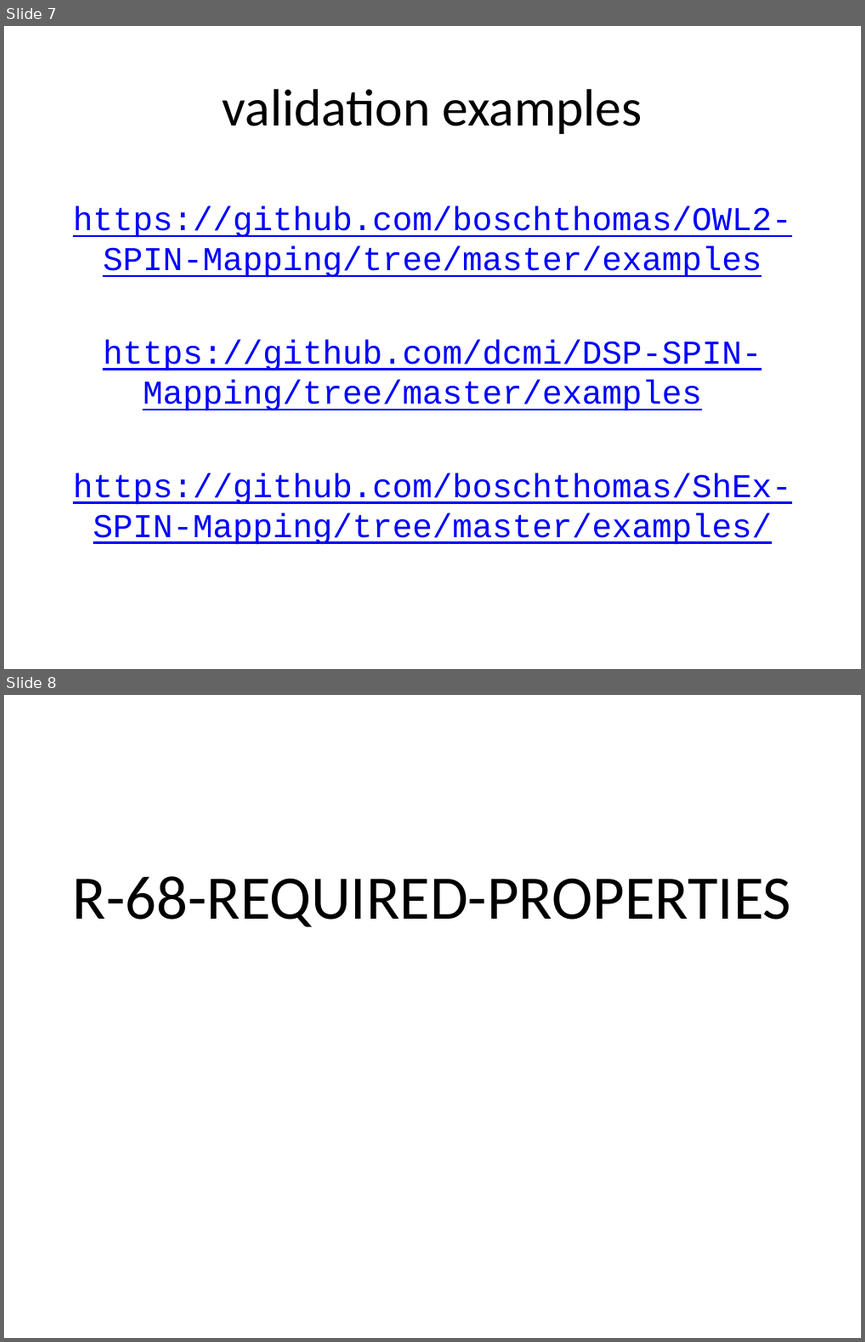
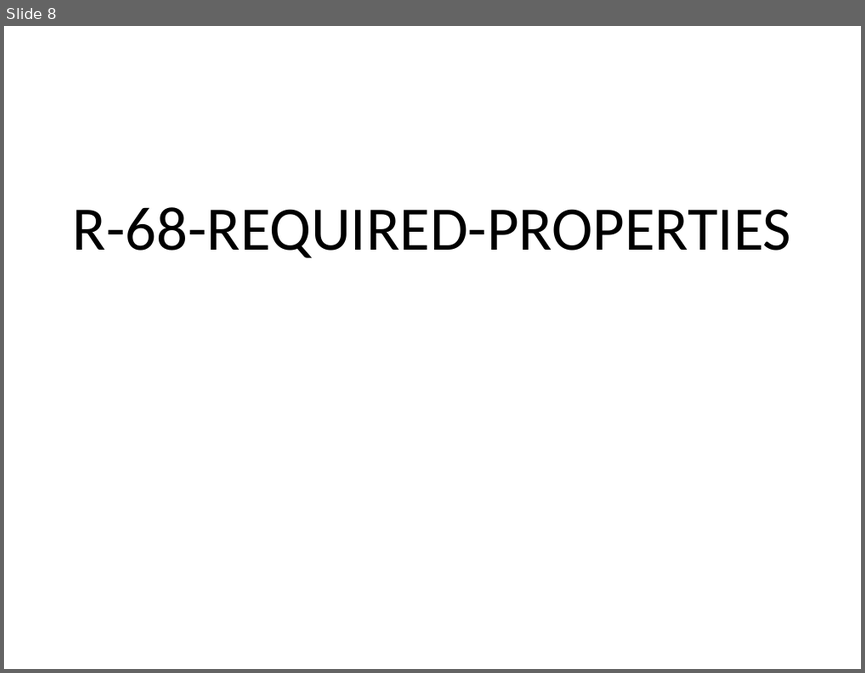
Before and after one commit to boschthomas/rdf-validation-research, a slide deck: presentations/Tutorial Thomas Bosch (DC 2014).pptx. Shown one above the other, each under a label of ours: slides 7 and 8 before the commit, slide 8 after it. The pictures are 865x1342 and 865x673 pixels, drawn with LibreOffice and Linux fonts; fonts in the diff are those of the drawing. Boxes give left, top, right and bottom in pixels: in the first picture for what was removed or moved away, otherwise in the second. Text is boxed around its words. In the diff, an @@ line names an element or a change of style, - is before the commit and + after.

```diff
--- a/presentations/Tutorial Thomas Bosch (DC 2014).pptx
+++ b/presentations/Tutorial Thomas Bosch (DC 2014).pptx
@@ slide 7 removed at [4,26,861,669], background #FFFFFF @@
@@ title removed at [222,89,642,134] @@
-validation examples
@@ text removed at [73,206,791,544] @@
-https://github.com/boschthomas/OWL2-SPIN-Mapping/tree/master/examples
-https://github.com/dcmi/DSP-SPIN-Mapping/tree/master/examples
-https://github.com/boschthomas/ShEx-SPIN-Mapping/tree/master/examples/
```
Also in this commit, not shown: 7 slides changed, 35 slides added, 1 other slide removed, 11 other files.
